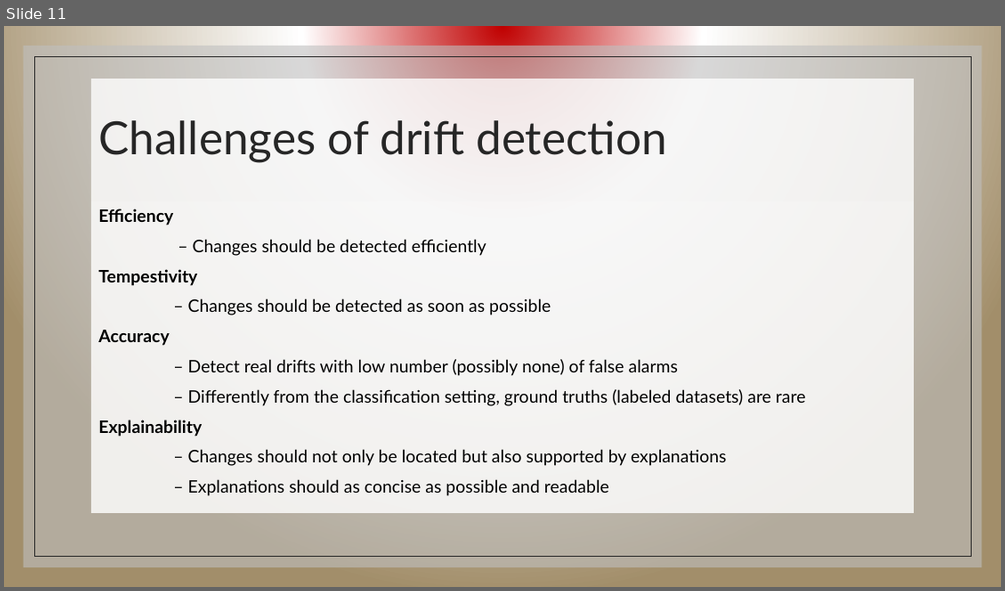
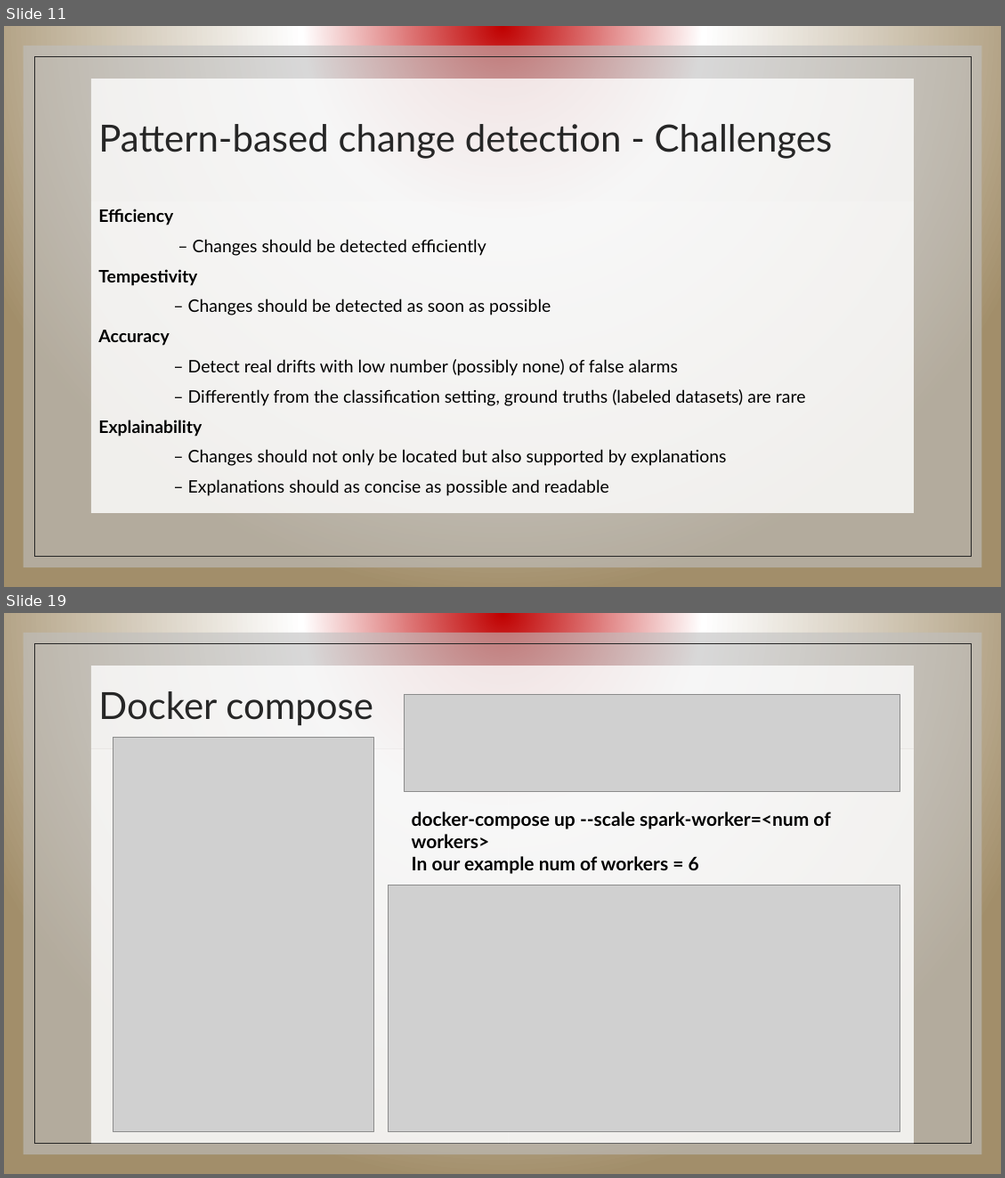
Before and after one commit to lorenzokyne/big-data-analytics-case-study, a slide deck: src/main/resources/BDA -Capocchiano Narracci case study.pptx. Shown one above the other, each under a label of ours: slide 11 before the commit, slides 11 and 19 after it; the slides between them are not shown. The pictures are 1005x591 and 1005x1178 pixels, drawn with LibreOffice and Linux fonts; fonts in the diff are those of the drawing; grey boxes stand for pictures; background and template pictures are left out. Boxes give left, top, right and bottom in pixels: in the first picture for what was removed or moved away, otherwise in the second. Text is boxed around its words. In the diff, an @@ line names an element or a change of style, - is before the commit and + after.

```diff
--- a/src/main/resources/BDA -Capocchiano Narracci case study.pptx
+++ b/src/main/resources/BDA -Capocchiano Narracci case study.pptx
@@ slide 19 added at (x1=4, y1=613, x2=1001, y2=1174), background picture (left out); not listed: 2 template elements that a slide beside it also shows @@
@@ title added at (x1=91, y1=666, x2=914, y2=748), fill #FFFFFF at 78% opacity, 36 pt, text #262626 @@
+Docker compose
@@ picture added at (x1=404, y1=695, x2=900, y2=792) @@
@@ picture added at (x1=113, y1=737, x2=374, y2=1131) @@
@@ rectangle added at (x1=91, y1=749, x2=508, y2=1143), fill #FFFFFF at 81% opacity @@
@@ rectangle added at (x1=508, y1=749, x2=914, y2=1143), fill #FFFFFF at 81% opacity @@
@@ text added at (x1=412, y1=811, x2=830, y2=874), 18 pt, text #000000, bold @@
+docker-compose up --scale spark-worker=<num of workers>
+In our example num of workers = 6
@@ picture added at (x1=388, y1=884, x2=900, y2=1131) @@
@@ slide 11 changed as well @@
@@ title at (x1=98, y1=124, x2=833, y2=159): text changed; size 44 to 36 pt @@
-Challenges of drift detection
+Pattern-based change detection - Challenges
```
Also in this commit, not shown: 5 other slides changed, 11 other slides added.
